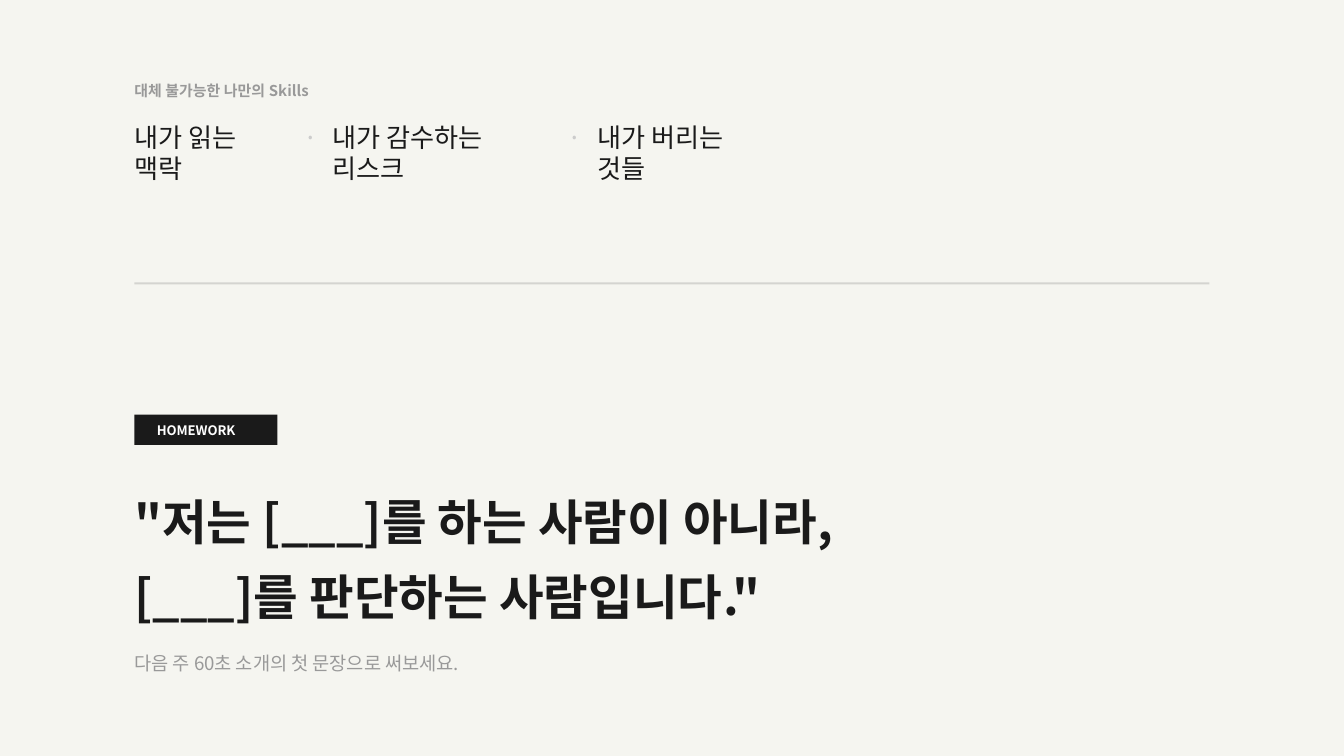
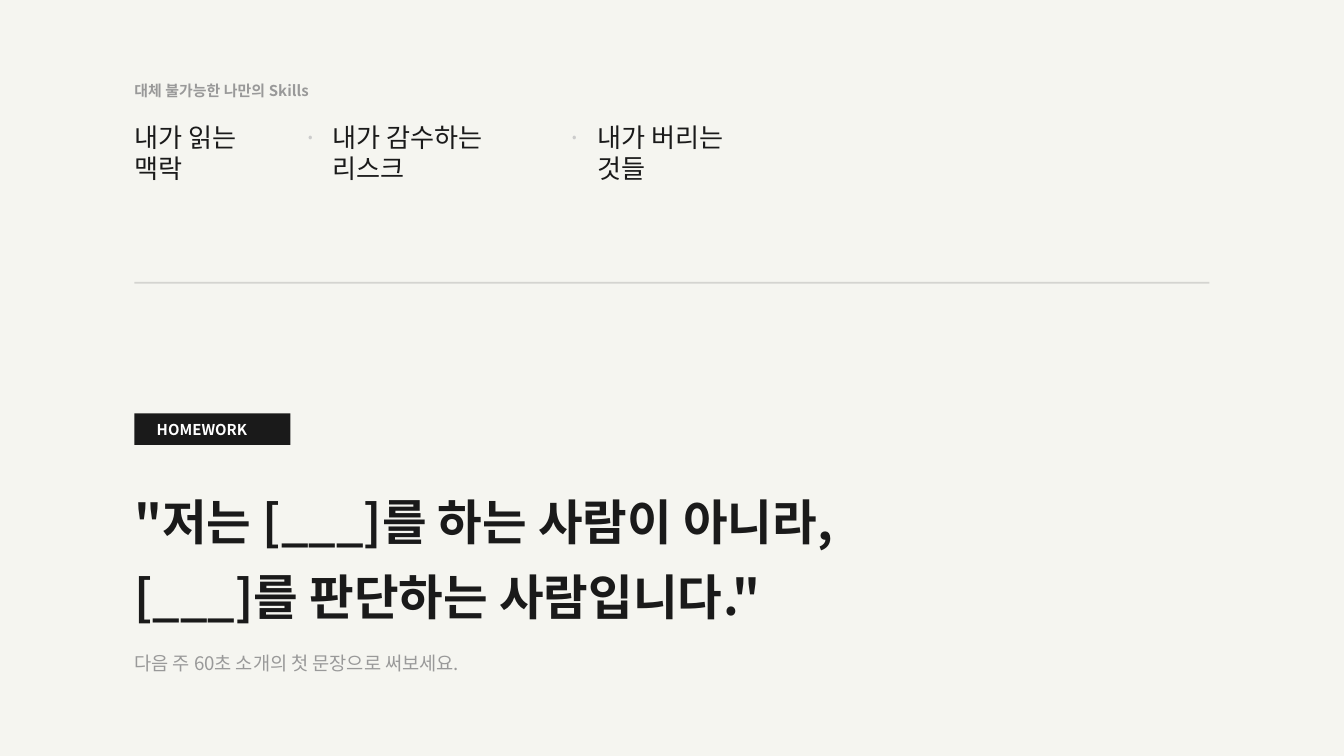
Before and after one commit to ssodcompany/edu-agent, a slide deck: slide 11 of lectures/02_ai_skills/AI대체불가Skills_v6_impeccable.pptx. Drawn at 1344x756 pixels with LibreOffice and Linux fonts; fonts in the diff are those of the drawing. Boxes give left, top, right and bottom in pixels: in the first picture for what was removed or moved away, otherwise in the second. Text is boxed around its words. In the diff, an @@ line names an element or a change of style, - is before the commit and + after.

Commit message:
WIP(lectures): fix QA issues in lecture 02 slides and add QA tooling
- Fix text clipping on slides 01, 05 by increasing line-height from 0.9/0.95 to 1.0/1.05
- Reduce font-size from 38pt to 34pt on slide 06 to prevent orphan line break
- Add word-break: keep-all on slide 03 to fix Korean text wrapping
- Add justify-content: center on slide 10 right column for content balance
- Increase sub-10px badge labels to 8pt minimum across slides 01, 03, 11
- Add QA scripts (qa-screenshot.cjs, qa-deep-check.cjs) and screenshots
- Add comprehensive QA-REPORT.md with 11 findings across all slides
- Update PPTX binary with applied fixes

```diff
--- a/lectures/02_ai_skills/AI대체불가Skills_v6_impeccable.pptx
+++ b/lectures/02_ai_skills/AI대체불가Skills_v6_impeccable.pptx
@@ rectangle: place and size @@
-rectangle at (134, 415, 277, 446)
+rectangle at (134, 414, 290, 446)
@@ text "HOMEWORK" at (157, 423, 247, 435): size 7 to 8 pt @@
```
Also in this commit, not shown: 7 other slides changed, 21 other files.
